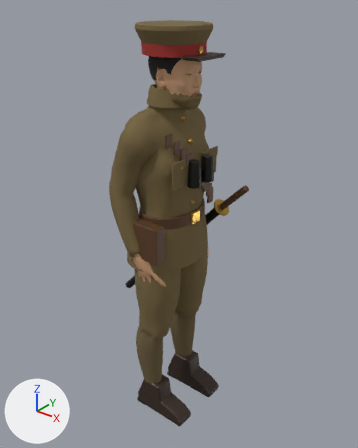
Renders of the Blender file assets/blender/crew_officer.blend from each side of a commit.
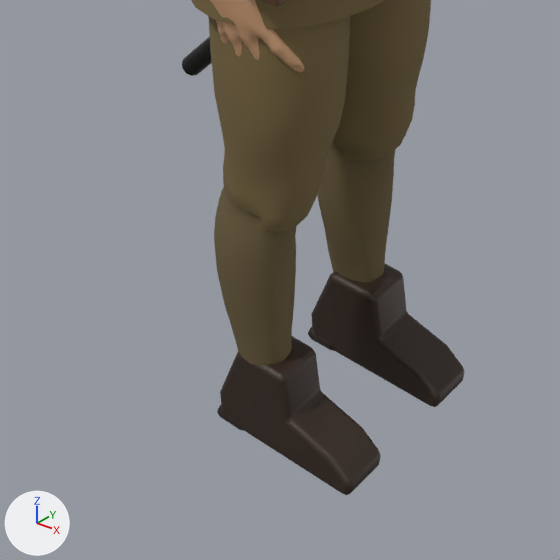
The first picture shows the older version from a 50 mm lens placed at (1.218, -1.442, 1.834), pointed at (-0.006, 0.087, 0.886). The close-ups show the older and then the newer version on the part from 18% to 70% of the width and 59% to 100% of the height of that picture. Only the edits that show in the close-ups are written down. Arrows for +X, +Y and +Z are at lower left; the lights stay in place.

Names of what the first close-up shows: 'Body'.
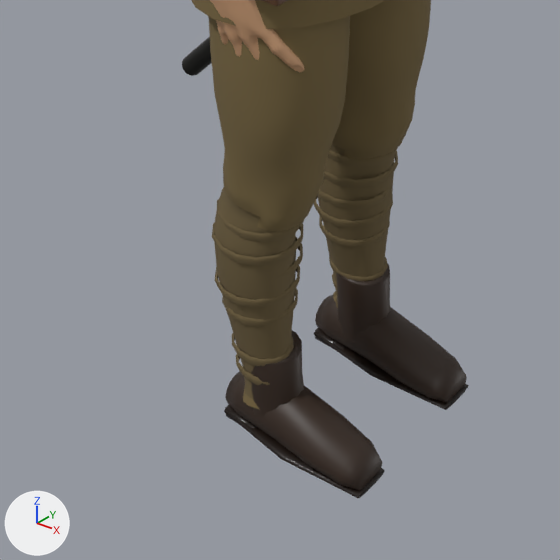
Boxes [x1, y1, x2, y2] around the edits, measured in the close-ups (560 x 560 px):
```json
{"object": "Body", "change": "reshaped", "before": [182, 0, 464, 495], "after": [182, 0, 469, 498]}
{"part": 1, "of": "me_base", "change": "reshaped", "before": [217, 264, 464, 495], "after": [212, 147, 469, 498]}
```

The change, as JSON lines over the scene's bpy script:
```json
{"block": "me_base", "where": "# used by ob_body; location = (0.0, 0.0, 0.0)"}
{"op": "remove", "block": "me_base", "code": "me_base.from_pydata(...)  # 14750 vertices, 14479 faces; spans x -0.46..0.28, y -0.23..0.23, z 0.0..1.72"}
{"op": "add", "block": "me_base", "code": "me_base.from_pydata(...)  # 15478 vertices, 14881 faces; spans x -0.46..0.28, y -0.23..0.23, z 0.0..1.72"}
{"block": "me_base", "change": "me_base part 1: 34 vertices moved from x -0.07..0.2, y -0.16..0.16, z 0.0..0.16 to x -0.07..0.21, y -0.16..0.16, z 0.0..0.26; 256 vertices removed from x -0.08..0.2, y -0.16..0.16, z 0.0..0.17; 1004 vertices added at x -0.08..0.21, y -0.18..0.18, z 0.0..0.43"}
{"block": "me_base", "change": "other edits to the shape of me_base do not show in these pictures"}
```
